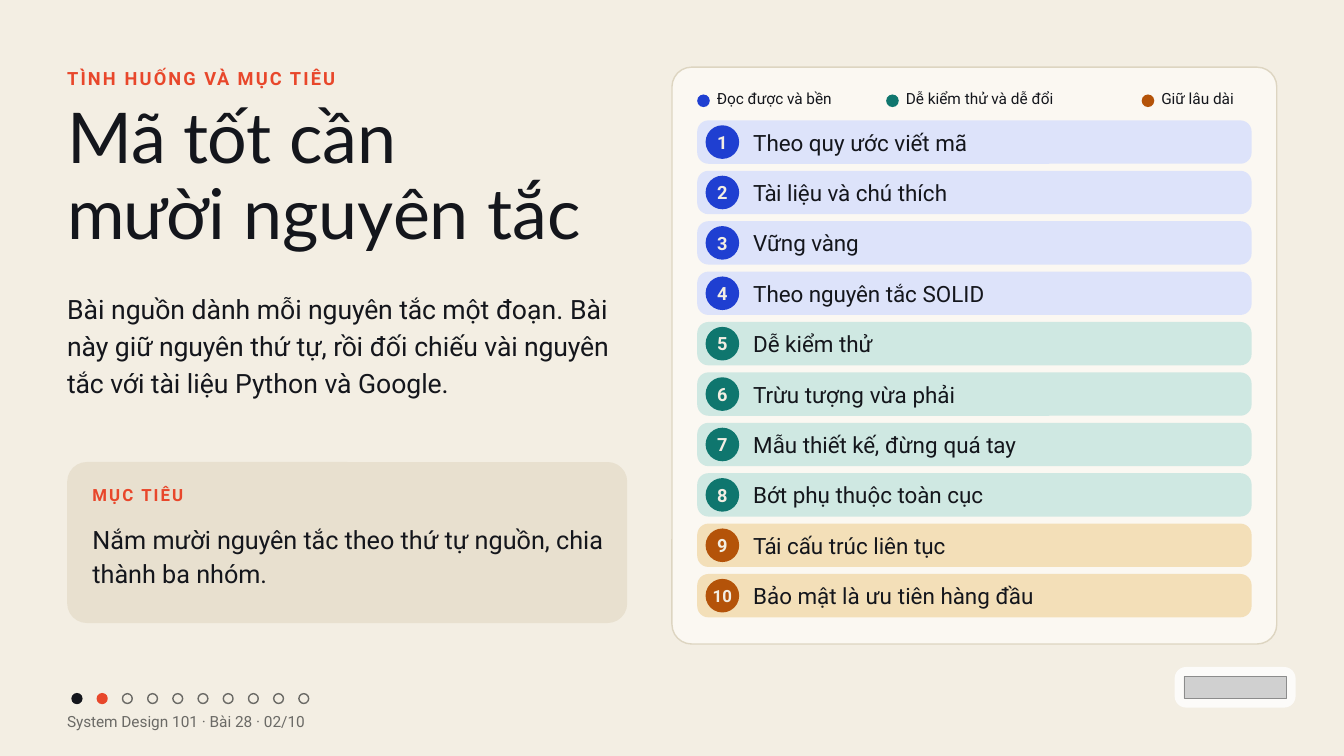
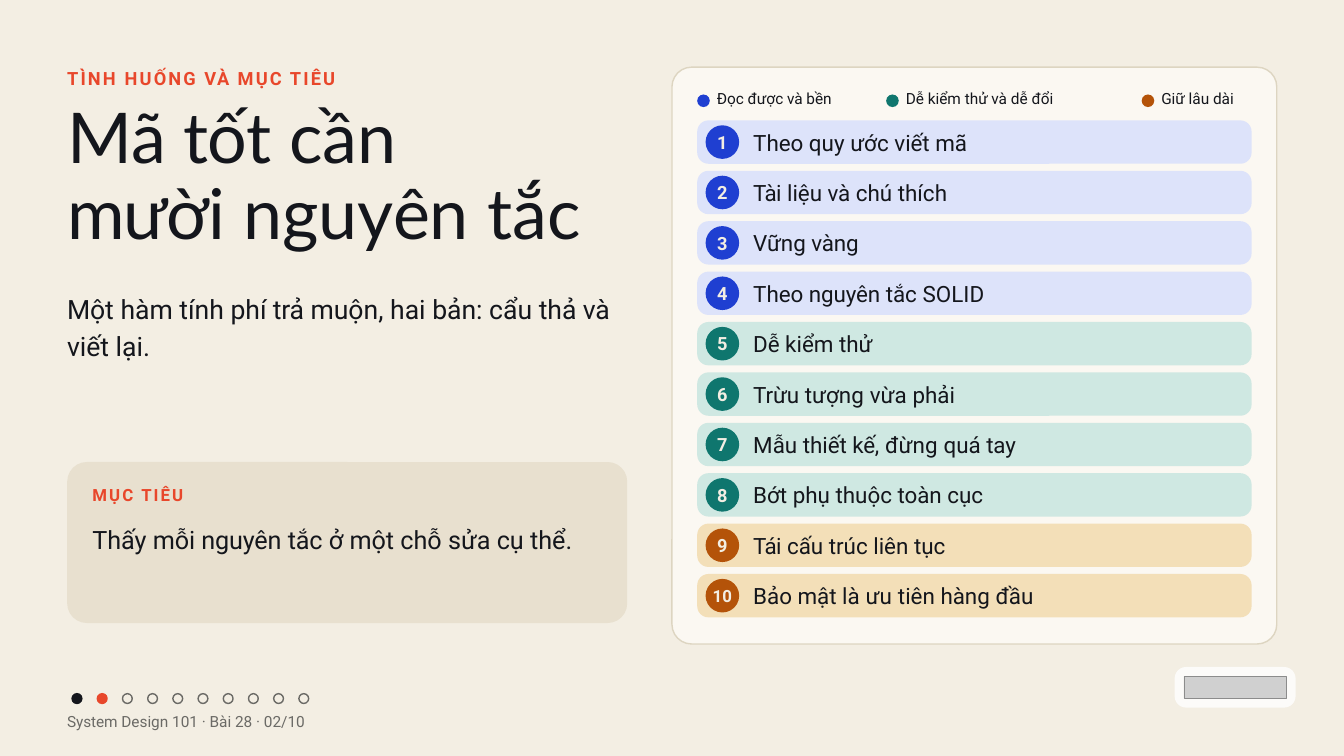
Before and after one commit to vohoailinh90/tool-marketing-studio, a slide deck: slide 2 of system-design-101/vi/lessons/sd-10-028/slides/sd-10-028.pptx. Drawn at 1344x756 pixels with LibreOffice and Linux fonts; fonts in the diff are those of the drawing; grey boxes stand for pictures. Boxes give left, top, right and bottom in pixels: in the first picture for what was removed or moved away, otherwise in the second. Text is boxed around its words. In the diff, an @@ line names an element or a change of style, - is before the commit and + after.

```diff
--- a/system-design-101/vi/lessons/sd-10-028/slides/sd-10-028.pptx
+++ b/system-design-101/vi/lessons/sd-10-028/slides/sd-10-028.pptx
@@ text at (67,296,610,361): text changed @@
-Bài nguồn dành mỗi nguyên tắc một đoạn. Bài này giữ nguyên thứ tự, rồi đối chiếu vài nguyên tắc với tài liệu Python và Google.
+Một hàm tính phí trả muộn, hai bản: cẩu thả và viết lại.
@@ text at (92,528,572,555): text changed @@
-Nắm mười nguyên tắc theo thứ tự nguồn, chia thành ba nhóm.
+Thấy mỗi nguyên tắc ở một chỗ sửa cụ thể.
```
Also in this commit, not shown: 9 other slides changed.
